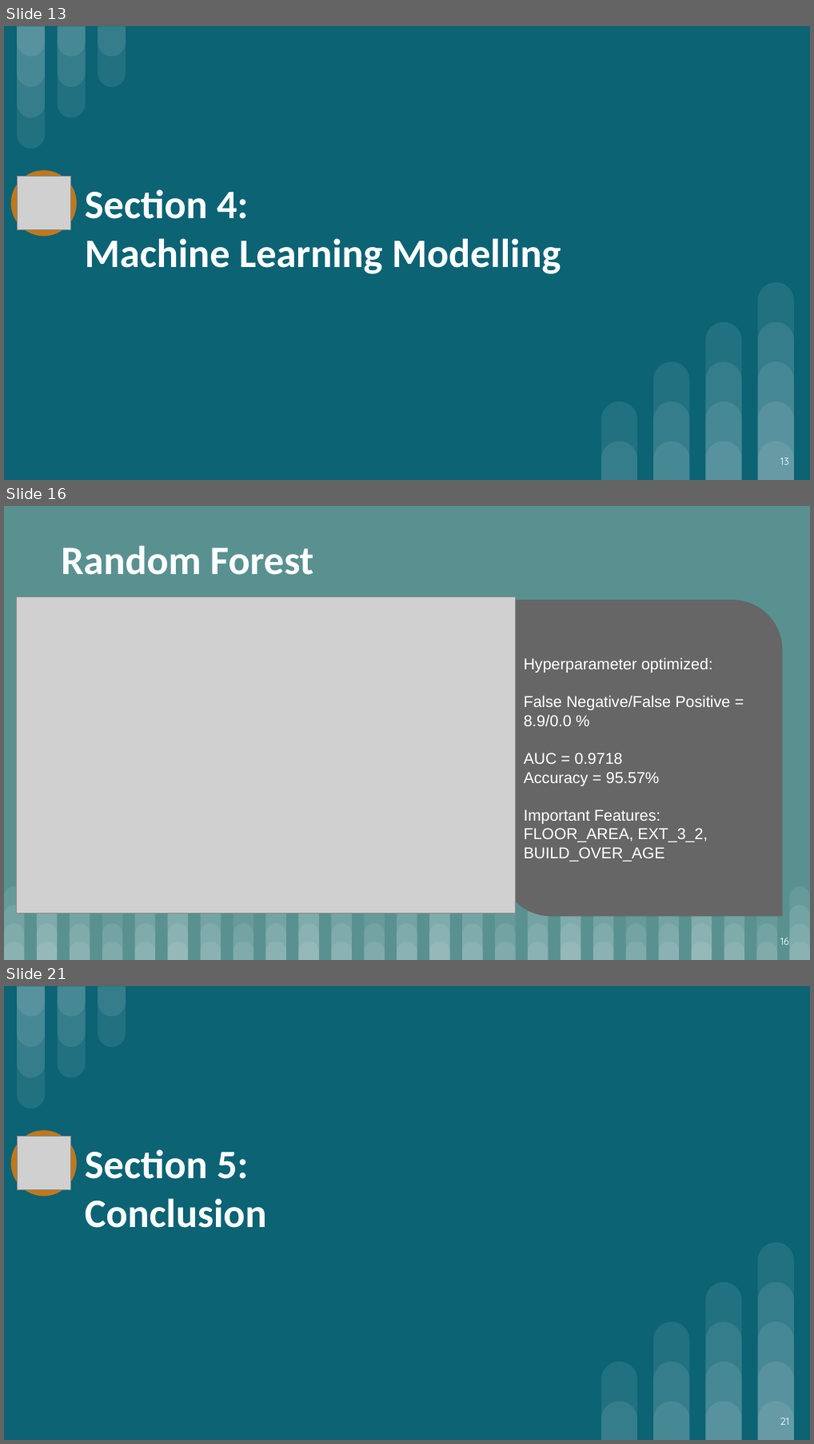
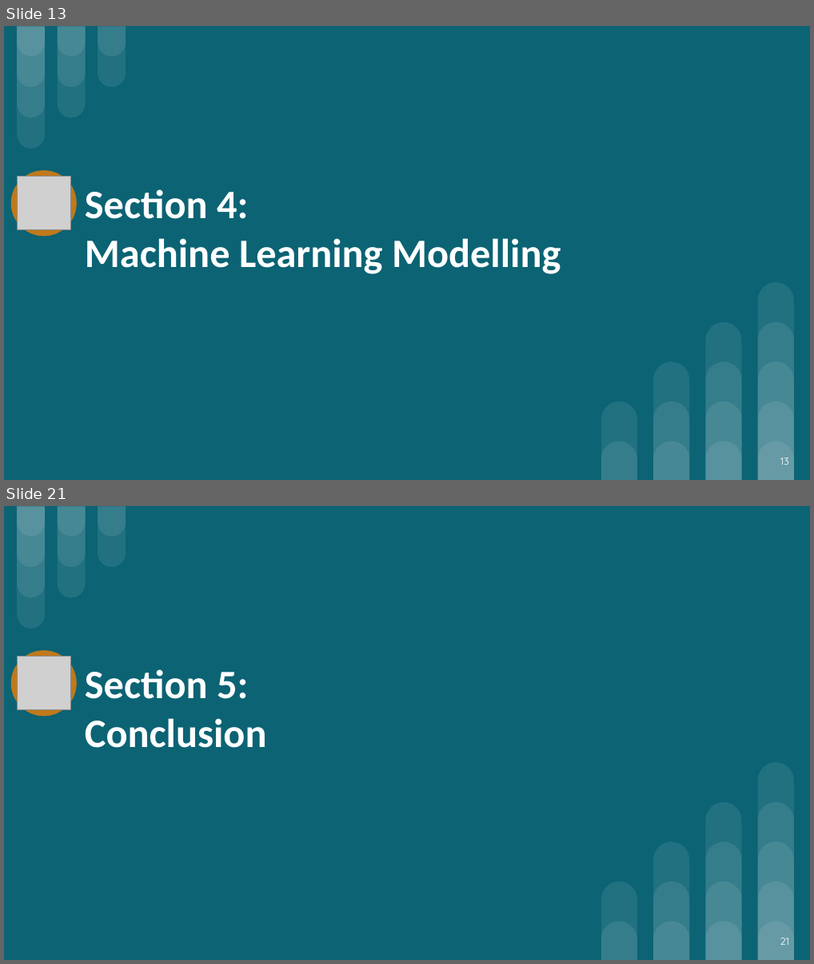
Before and after one commit to saimoom026/Springboard, a slide deck: springboard/Capstone Three/HomeCreditGroup-LoanDefaulterPrediction-SlideDeck.pptx. Shown one above the other, each under a label of ours: slides 13, 16 and 21 before the commit, slides 13 and 21 after it; the slides between them are not shown. The pictures are 814x1444 and 814x964 pixels, drawn with LibreOffice and Linux fonts; fonts in the diff are those of the drawing; grey boxes stand for pictures. Boxes give left, top, right and bottom in pixels: in the first picture for what was removed or moved away, otherwise in the second. Text is boxed around its words. In the diff, an @@ line names an element or a change of style, - is before the commit and + after.

```diff
--- a/springboard/Capstone Three/HomeCreditGroup-LoanDefaulterPrediction-SlideDeck.pptx
+++ b/springboard/Capstone Three/HomeCreditGroup-LoanDefaulterPrediction-SlideDeck.pptx
@@ slide 16 removed at (4,506,810,960), background #599191 @@
@@ text removed at (61,545,314,575) @@
-Random Forest
@@ picture removed at (17,597,516,913) @@
@@ round diag rect removed at (502,600,783,916) @@
-Hyperparameter optimized:
-False Negative/False Positive = 8.9/0.0 %
-AUC = 0.9718
-Accuracy = 95.57%
-Important Features:
-FLOOR_AREA, EXT_3_2, BUILD_OVER_AGE
@@ page number removed at (781,937,790,944) @@
-16
@@ group removed at (4,868,810,959): 100 round same rects @@
```
Also in this commit, not shown: 8 slides changed, 3 slides added, 2 other slides removed, 1 other file.
